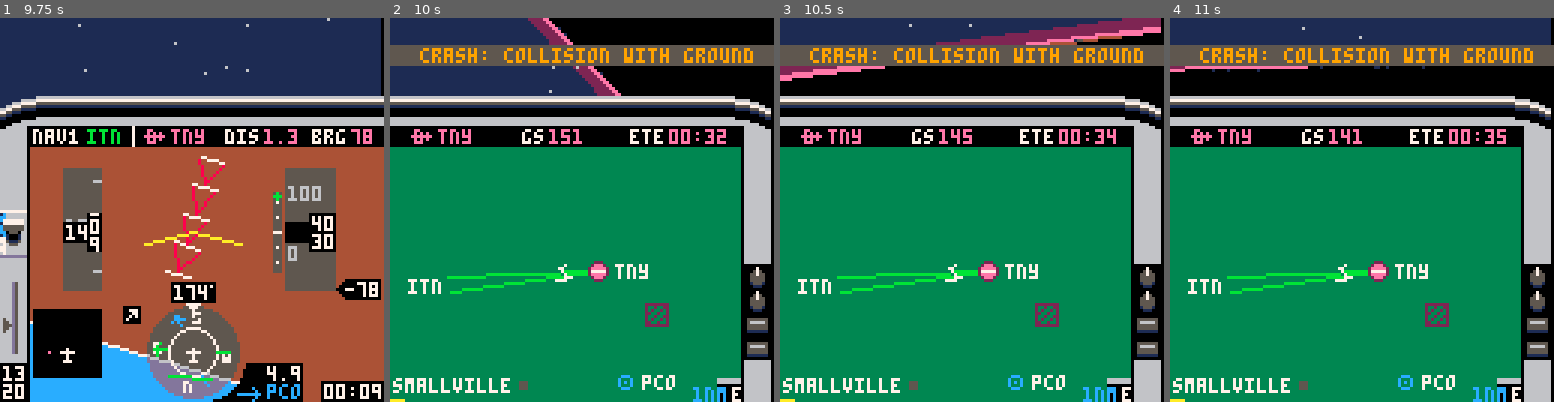
Above: before the commit, frames 1-4 (left to right).
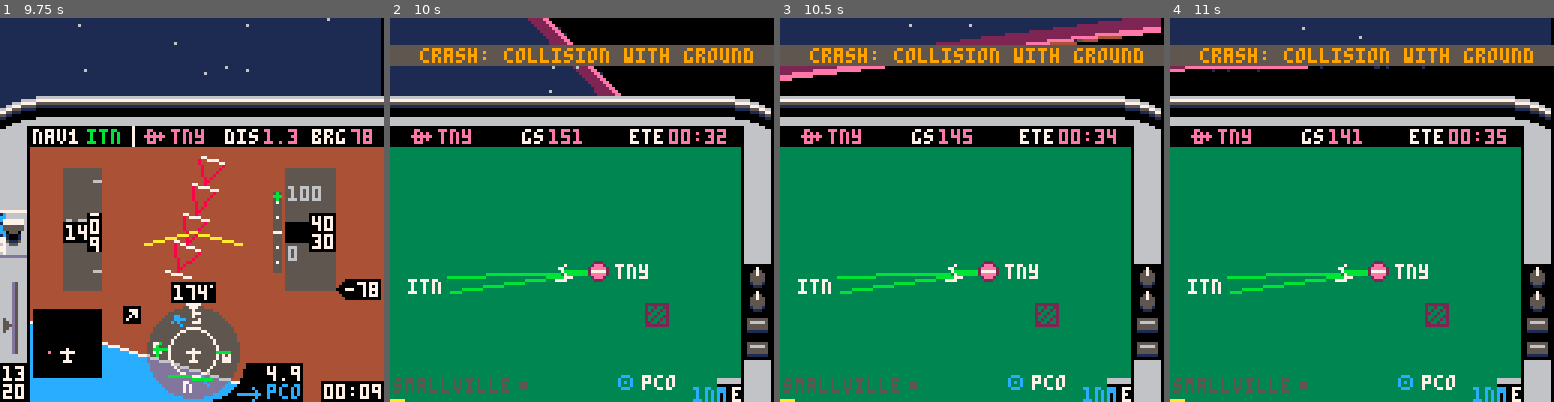
Above: after the commit, the same moments.

Repository: freds72/tiny_sim
Game: PICO-8 cartridge carts/tinysim.p8
Two runs of this game, one before a commit and one after it. Both use one fixed random seed, a clock stepped at 60 frames per second and the inputs below.
Inputs:
- Up to frame 1 (9.75 s): tap X (X key) at 0.33, 0.7, 1.43, 2.58, 3.1, 3.62, 4.13, 4.65, 5.17, 5.68, 6.2, 6.72, 7.23, 7.75, 8.27, 8.78, 9.3 s; tap O (Z key) at 1.07, 1.8, 2.43, 3.07, 3.7, 4.33, 4.97, 5.6, 6.23, 6.87, 7.5, 8.13, 8.77, 9.4 s; hold Right 2.33-3.33 s; hold Right 3.38-4.22 s; hold Up 4.27-4.67 s; hold Right 4.72-5.72 s; hold Down 5.77-6.1 s; hold Left 6.15-6.98 s; hold Right 7.03-8.03 s; hold Right 8.08-8.92 s; hold Up 8.97-9.37 s; hold Right from 9.42 s (still down)
- Up to frame 2 (10 s): keep holding Right; tap X (X key) at 9.82 s
- Up to frame 3 (10.5 s): tap O (Z key) at 10.03 s; tap X (X key) at 10.33 s; release Right at 10.42 s; hold Down from 10.47 s (still down)
- Up to frame 4 (11 s): tap O (Z key) at 10.67 s; release Down at 10.8 s; tap X (X key) at 10.85 s; hold Left from 10.85 s (still down)

Frame 1 is identical in both runs. In frame 2, 0.5% of the frame differs, in the area x 0-32%, y 93-98%; in frame 3, 0.5%; in frame 4, 0.5%.

Commit message:
token optimizations (drawmap)

Diff:
--- a/carts/tinysim.p8
+++ b/carts/tinysim.p8
@@ -512,7 +512,7 @@
             line(95,62-(i*20)+dy,97,62-(i*20)+dy,6)
         end
         clip()
-          rectfill(95,68,111,74,0)
+        rectfill(95,68,111,74,0)
         rectfill(103,65,111,77)
         local y=alt/10-flr(alt/100)*10
         local y2,y3=ceil(y),(y*7)%7
@@ -594,7 +594,7 @@
         end
 
       elseif menu==2 then
-       drawmap(heading)
+       drawmap(lat,lon,heading)
        -- clip included in rcockpit
        drawstatic(world.rcockpit)
        print(db[dto].name,16,37,14)
@@ -677,38 +677,41 @@
 
 end
 
-function drawmap(hdg)
- local dx,dy=scalemap(cam.pos[3],cam.pos[1])
+function drawmap(lat,lon,hdg)
+ local dx,dy=scalemap(lon,lat)
  -- 58/87 are screen center coords for moving map
  clip(0,43,117,85)
  camera(-58+dx,-87+dy)
  map(34,0,-30,-128,47,31)
 
  for l in all(db) do
-  local x,y=scalemap(l.lon,l.lat)
+  local name,angle,x,y=l.name,l.angle,scalemap(l.lon,l.lat)
   x-=3 --correct for sprite size
   y-=3
+  -- helper function (save tokens)
+  local draw_ils=function(a,txt)
+   local _x,_y=sin(a),cos(a)
+   line(x+3,y+3,50*_x+x+3,50*_y+y+3,11)
+   print(txt,62*_x+x+2,62*_y+y+3,7)
+  end
   if l.type=="vor" then
    spr(39,x,y)
-   print(l.name,x+9,y+1,7)
+   print(name,x+9,y+1,7)
   elseif l.type=="ils" then
-   local a,b=(l.angle-3)/360,(l.angle+3)/360
-   local _x,_y=sin(a),cos(a)
-   line(x+3,y+3,50*_x+x+3,50*_y+y+3,11)
-   local _x,_y=sin(b),cos(b)
-   line(x+3,y+3,50*_x+x+3,50*_y+y+3,11)
-   print(l.name,62*_x+x+2,62*_y+y+3,7)
+   local a,b=(angle-3)/360,(angle+3)/360
+   draw_ils(a,"")
+   draw_ils(b,name)
   elseif l.type=="apt" then
-   if l.angle>=0 and l.angle<23 then spr(22,x,y)
-   elseif l.angle>22 and l.angle<68 then spr(55,x,y)
-   elseif l.angle>67 and l.angle<103 then spr(54,x,y)
-   elseif l.angle>102 and l.angle<148 then spr(55,x-1,y,1,1,true,false)
+   if angle>=0 and angle<23 then spr(22,x,y)
+   elseif angle>22 and angle<68 then spr(55,x,y)
+   elseif angle>67 and angle<103 then spr(54,x,y)
+   elseif angle>102 and angle<148 then spr(55,x-1,y,1,1,true)
    else spr(22,x,y) end
-   print(l.name,x+9,y+1,7)
+   print(name,x+9,y+1,7)
   else
    -- city
    spr(17,x,y)
-   print(l.name,x-40,y+1)
+   print(name,x-40,y+1,5)
   end
  end
  print("tiny\nbay",265,-1,1)
